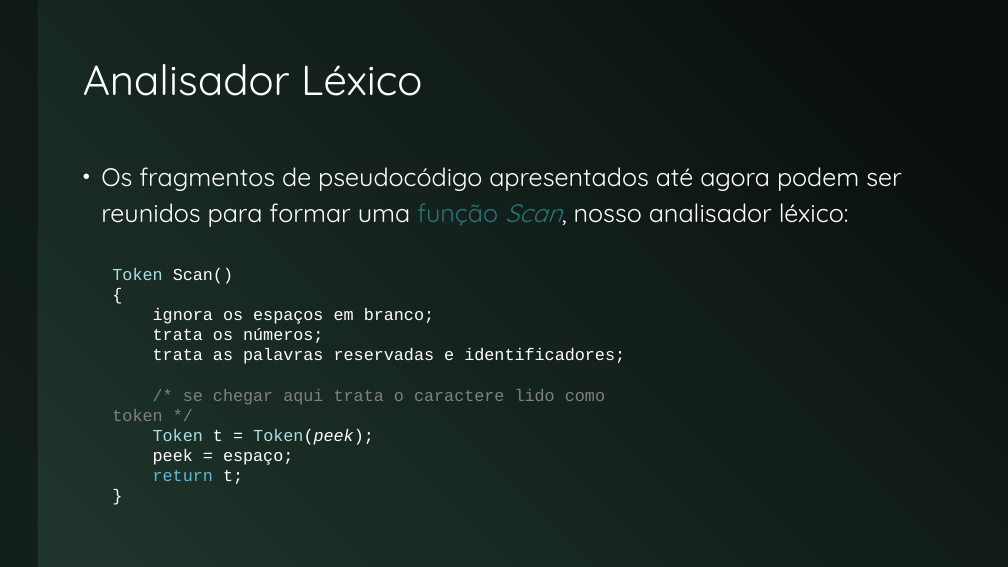
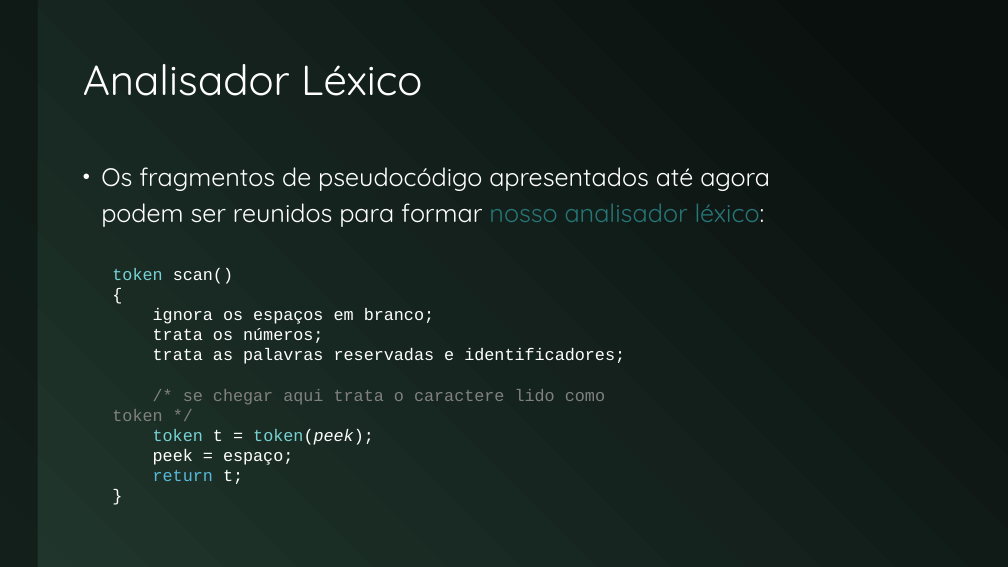
Before and after one commit to JudsonSS/Compiladores, a slide deck: slide 18 of Slides/06. Análise Léxica.pptx. Drawn at 1008x567 pixels with LibreOffice and Linux fonts; fonts in the diff are those of the drawing. Boxes give left, top, right and bottom in pixels: in the first picture for what was removed or moved away, otherwise in the second. Text is boxed around its words. In the diff, an @@ line names an element or a change of style, - is before the commit and + after.

```diff
--- a/Slides/06. Análise Léxica.pptx
+++ b/Slides/06. Análise Léxica.pptx
@@ text at [101, 167, 770, 227]: text changed @@
-• Os fragmentos de pseudocódigo apresentados até agora podem ser reunidos para formar uma função Scan, nosso analisador léxico:
+• Os fragmentos de pseudocódigo apresentados até agora
+  podem ser reunidos para formar nosso analisador léxico:
@@ text at [112, 268, 233, 284]: text changed @@
-Token Scan()
+token scan()
@@ text at [153, 429, 374, 445]: text changed; text colour #A4E0E2 to #77D1D3 @@
-Token t = Token(peek);
+token t = token(peek);
```
Also in this commit, not shown: 14 other slides changed, 2 other files.
